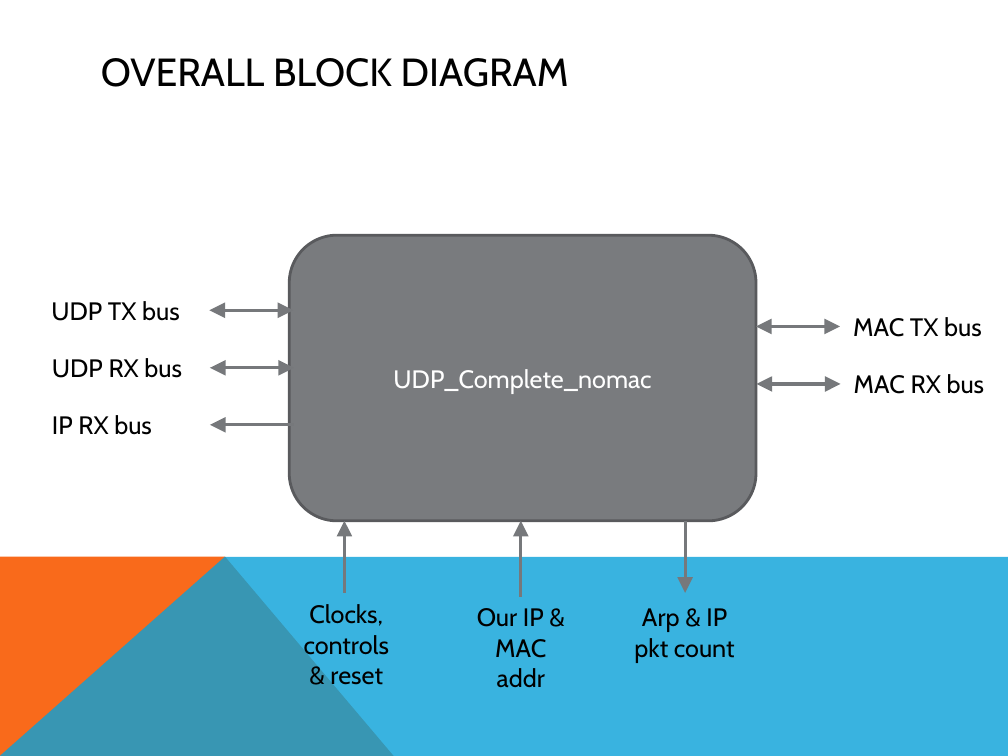
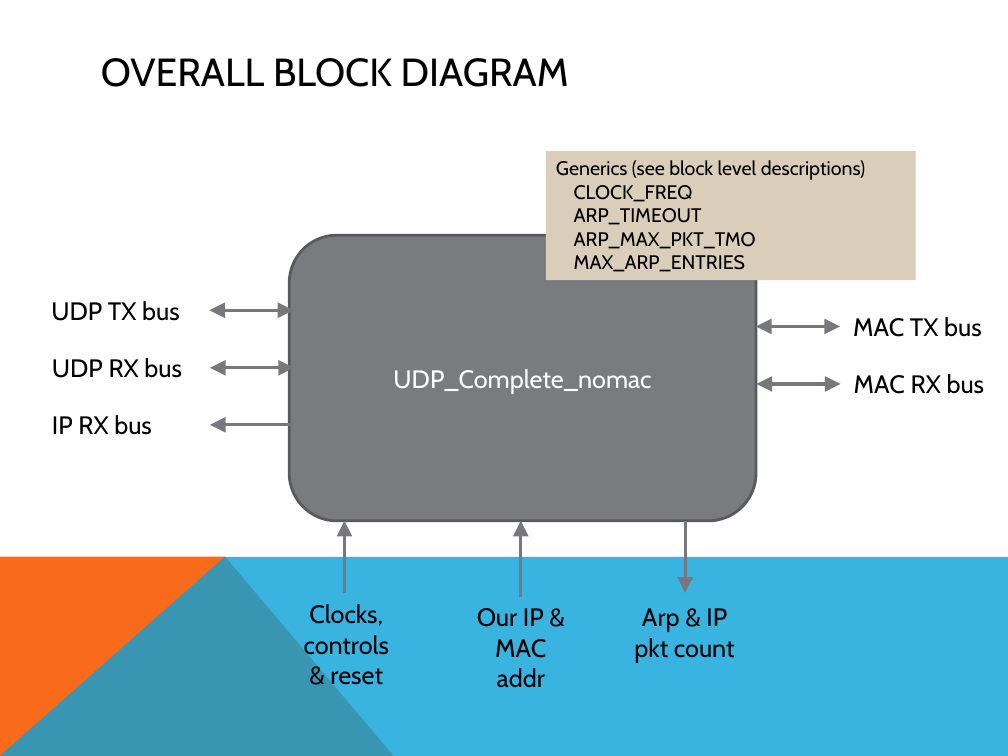
Before and after one commit to freecores/udp_ip_stack, a slide deck: slide 5 of doc/src/UDP_IP_Stack.pptx. Drawn at 1008x756 pixels with LibreOffice and Linux fonts; fonts in the diff are those of the drawing. Boxes give left, top, right and bottom in pixels: in the first picture for what was removed or moved away, otherwise in the second. Text is boxed around its words. In the diff, an @@ line names an element or a change of style, - is before the commit and + after.

```diff
--- a/doc/src/UDP_IP_Stack.pptx
+++ b/doc/src/UDP_IP_Stack.pptx
@@ rectangle added at (546,151,916,280), fill #DACEBB, 14 pt, text #000000 @@
+Generics (see block level descriptions)
+CLOCK_FREQ
+ARP_TIMEOUT
+ARP_MAX_PKT_TMO
+MAX_ARP_ENTRIES
```
Also in this commit, not shown: 6 other slides changed, 3 slides added, 21 other files.
